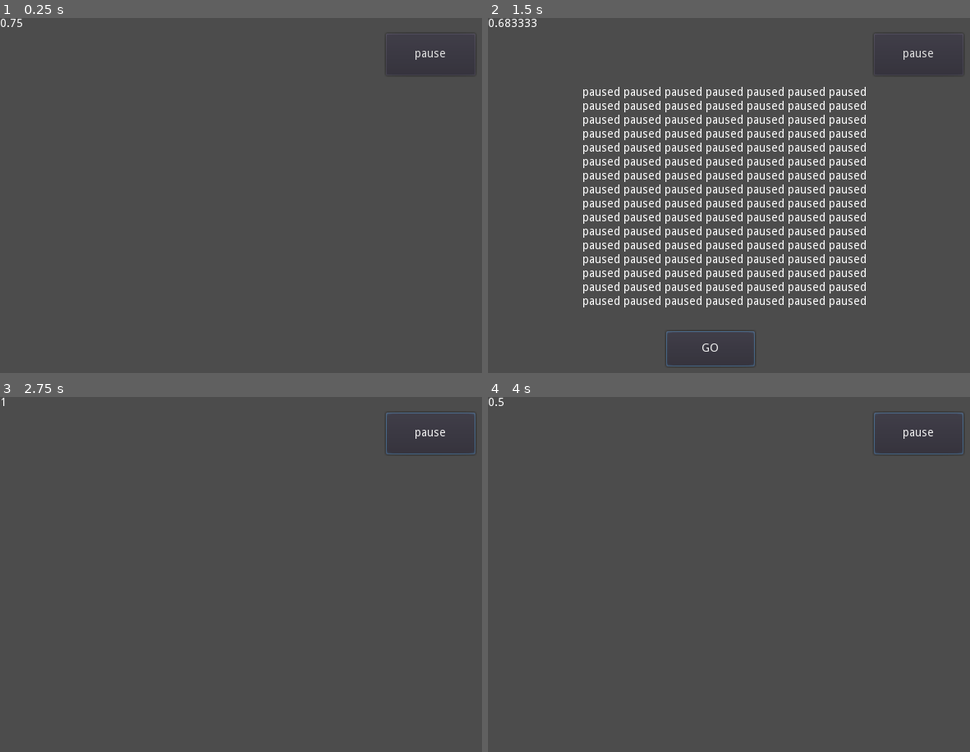
Above: before the commit, frames 1-4 (two rows, left to right).
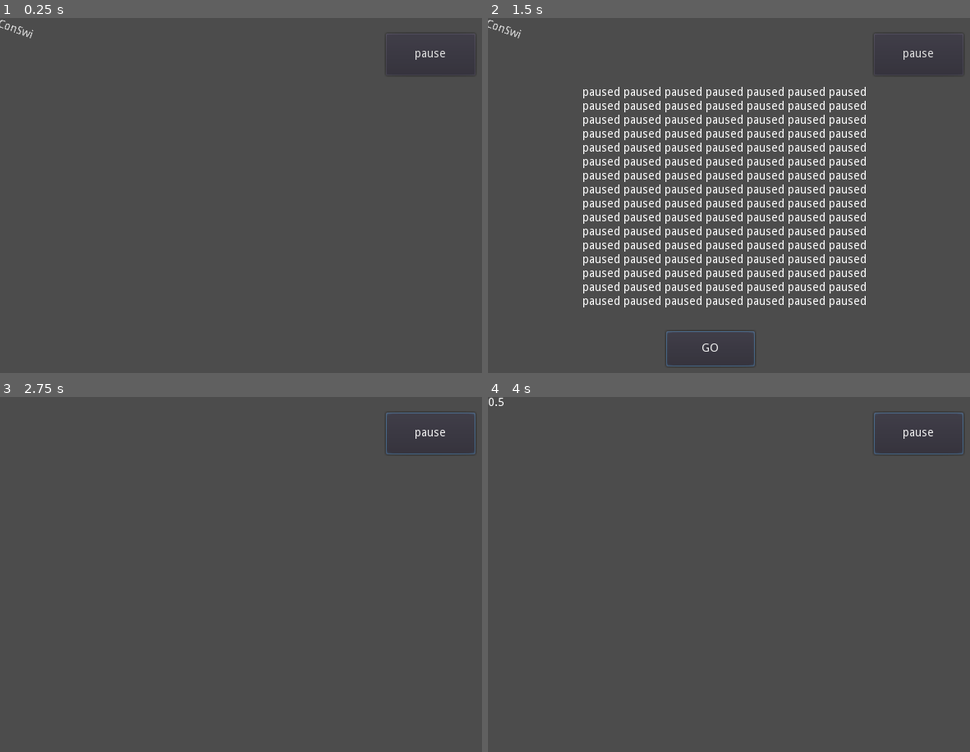
Above: after the commit, the same moments.

Repository: thunderrabbit/conswi
Game: Godot game, scene res://SplashScreen/SplashScreen.tscn
Two runs of this game, one before a commit and one after it. Both use one fixed random seed, a clock stepped at 60 frames per second and the inputs below. Before the commit the project starts from res://Game.tscn.
Inputs:
- Up to frame 1 (0.25 s): no input
- Up to frame 2 (1.5 s): tap Enter at 0.5 s; click "pause" at 1.25 s
- Up to frame 3 (2.75 s): click "GO" at 2 s
- Up to frame 4 (4 s): click "pause" at 2.75 s; click "GO" at 3.5 s

The runs differ from the first frame. In frame 1, 0.1% of the frame differs, in the area x 0-7%, y 0-6%; in frame 2, 0.2%, in the area x 0-11%, y 0-6%; in frame 3, less than 0.1%; in frame 4, nothing differs.

Commit message:
Add sample splash screen with 2 second timeout

Diff:
--- a/Game.tscn
+++ b/Game.tscn
@@ -2,7 +2,7 @@
 
 [ext_resource path="res://LevelTimer.gd" type="Script" id=1]
 
-[node name="GameNode2D" type="Node2D" index="0"]
+[node name="GameNode2D" type="Node2D"]
 
 [node name="LevelTimer" type="Timer" parent="." index="0"]
 
--- /dev/null
+++ b/SplashScreen/SplashScreen.gd
@@ -0,0 +1,8 @@
+extends Node2D
+
+func _ready():
+	$Timer.set_wait_time(Globals.splashscreen_timeout)
+	$Timer.start()
+
+func _on_SplashScreen_Timer_timeout():
+	SceneSwitcher.goto_scene("res://Game.tscn")
--- /dev/null
+++ b/SplashScreen/SplashScreen.tscn
@@ -0,0 +1,36 @@
+[gd_scene load_steps=2 format=2]
+
+[ext_resource path="res://SplashScreen/SplashScreen.gd" type="Script" id=1]
+
+[node name="SplashScreen" type="Node2D" index="0"]
+
+script = ExtResource( 1 )
+_sections_unfolded = [ "Material", "Transform", "Visibility", "Z Index" ]
+
+[node name="Timer" type="Timer" parent="." index="0"]
+
+process_mode = 1
+wait_time = 1.0
+one_shot = true
+autostart = true
+
+[node name="Label" type="Label" parent="." index="1"]
+
+anchor_left = 0.0
+anchor_top = 0.0
+anchor_right = 0.0
+anchor_bottom = 0.0
+margin_right = 40.0
+margin_bottom = 14.0
+rect_rotation = 19.7156
+rect_pivot_offset = Vector2( 0, 0 )
+mouse_filter = 2
+mouse_default_cursor_shape = 0
+size_flags_horizontal = 1
+size_flags_vertical = 4
+text = "ConSwi"
+percent_visible = 1.0
+lines_skipped = 0
+max_lines_visible = -1
+
+[connection signal="timeout" from="Timer" to="." method="_on_SplashScreen_Timer_timeout"]
--- /dev/null
+++ b/helpers/Globals.gd
@@ -0,0 +1,3 @@
+extends Node
+
+const splashscreen_timeout = 2
--- /dev/null
+++ b/helpers/SceneSwitcher.gd
@@ -0,0 +1,39 @@
+extends Node
+
+
+#The currently active scene
+var current_scene = null
+
+func _ready():
+    # set current scene to the last scene available
+    var root = get_tree().get_root()
+    current_scene = root.get_child(root.get_child_count() -1)
+
+func goto_scene(path):
+    # This function will usually be called from a signal callback,
+    # or some other function from the running scene.
+    # Deleting the current scene at this point might be
+    # a bad idea, because it may be inside of a callback or function of it.
+    # The worst case will be a crash or unexpected behavior.
+
+    # The way around this is deferring the load to a later time, when
+    # it is ensured that no code from the current scene is running:
+	call_deferred("_deferred_goto_scene",path)
+
+func _deferred_goto_scene(path):
+
+    # Immediately free the current scene,
+    # there is no risk here.
+    current_scene.free()
+
+    # Load new scene
+    var s = ResourceLoader.load(path)
+
+    # Instance the new scene
+    current_scene = s.instance()
+
+    # Add it to the active scene, as child of root
+    get_tree().get_root().add_child(current_scene)
+
+    # optional, to make it compatible with the SceneTree.change_scene() API
+    get_tree().set_current_scene( current_scene )
--- a/project.godot
+++ b/project.godot
@@ -11,13 +11,15 @@
 [application]
 
 config/name="ConSwi"
-run/main_scene="res://Game.tscn"
+run/main_scene="res://SplashScreen/SplashScreen.tscn"
 config/icon="res://icon.png"
 run/name="ConSwi"
 
 [autoload]
 
 HUD="*res://HUD.tscn"
+Globals="*res://helpers/Globals.gd"
+SceneSwitcher="*res://helpers/SceneSwitcher.gd"
 
 [display]
 
